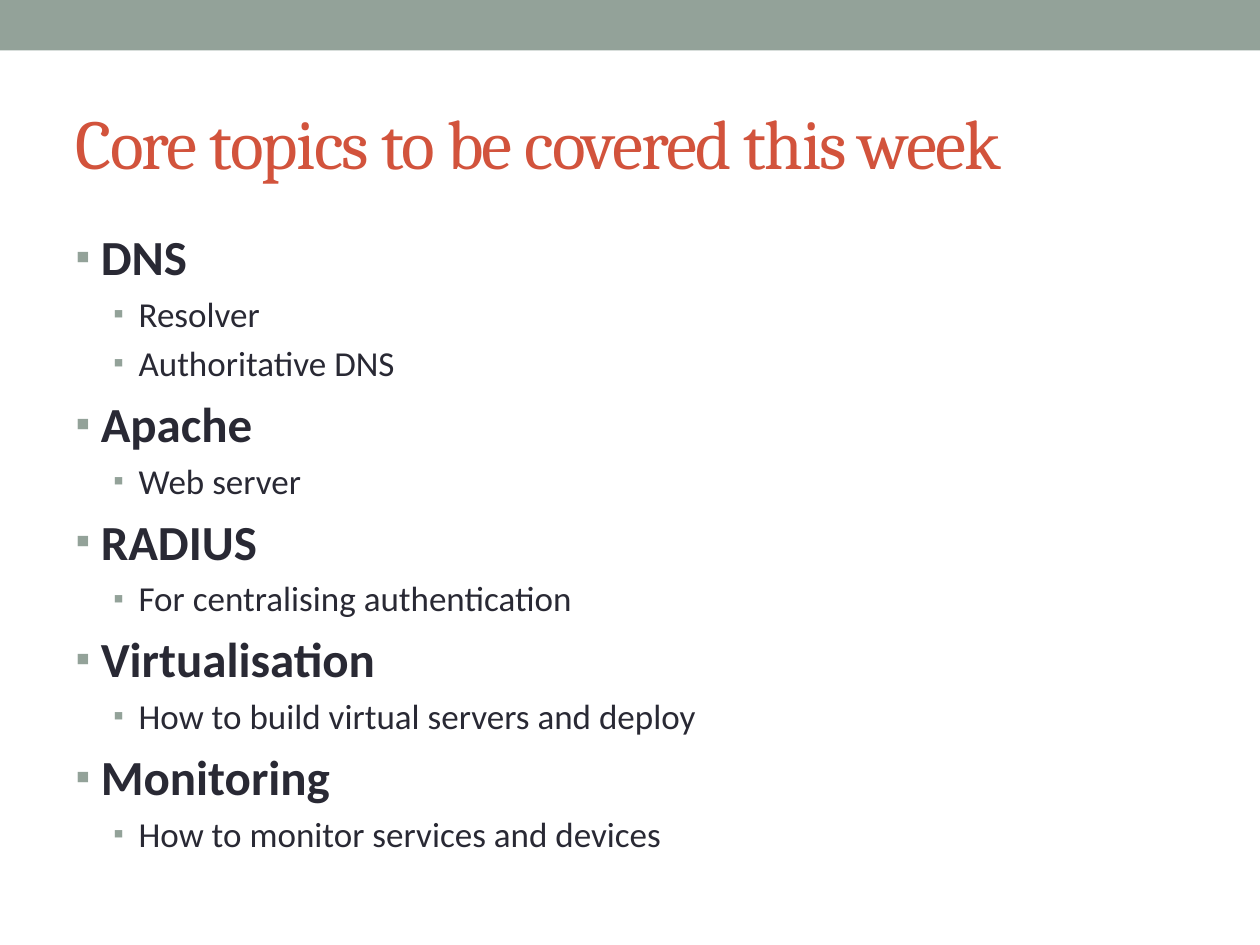
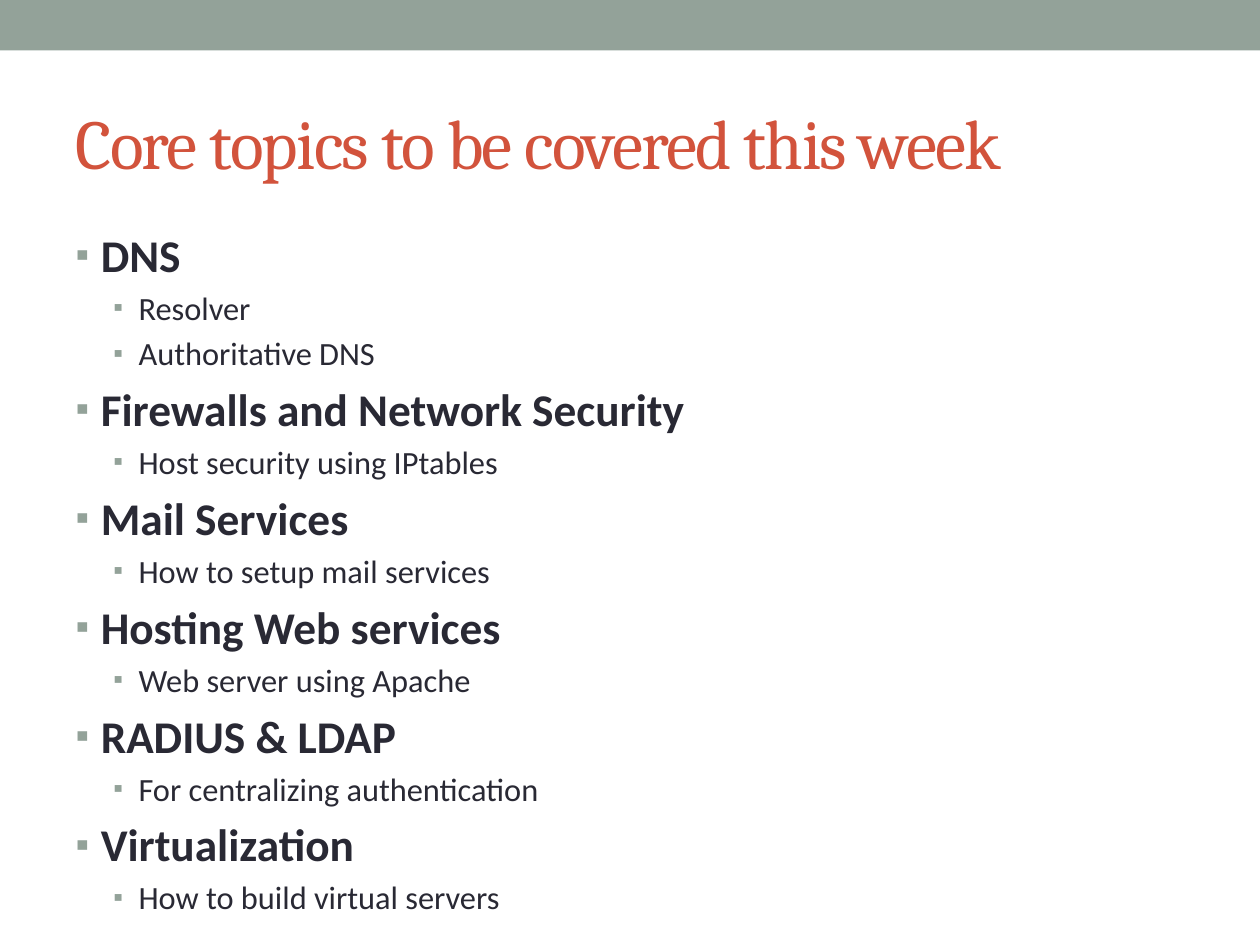
Before and after one commit to afnog/sse, a slide deck: slide 14 of intro/IntroPresentation.pptx (slide 13 before the commit). Drawn at 1260x945 pixels with LibreOffice and Linux fonts; fonts in the diff are those of the drawing. Boxes give left, top, right and bottom in pixels: in the first picture for what was removed or moved away, otherwise in the second. Text is boxed around its words. In the diff, an @@ line names an element or a change of style, - is before the commit and + after.

```diff
--- a/intro/IntroPresentation.pptx
+++ b/intro/IntroPresentation.pptx
@@ text at bbox=[101, 242, 375, 366]: size 28 to 25.9 pt in "DNS"; size 20 to 18.5 pt in "Resolver", "Authoritative DNS" @@
@@ text at bbox=[101, 394, 684, 910]: text changed; size 20 to 18.5 pt @@
-▪ Apache
-  ▪ Web server
-▪ RADIUS
-  ▪ For centralising authentication
-▪ Virtualisation
-  ▪ How to build virtual servers and deploy
-▪ Monitoring
-  ▪ How to monitor services and devices
+▪ Firewalls and Network Security
+  ▪ Host security using IPtables
+▪ Mail Services
+  ▪ How to setup mail services
+▪ Hosting Web services
+  ▪ Web server using Apache
+▪ RADIUS & LDAP
+  ▪ For centralizing authentication
+▪ Virtualization
+  ▪ How to build virtual servers
```
Also in this commit, not shown: 12 other slides changed, 6 slides added, 1 slide removed.
